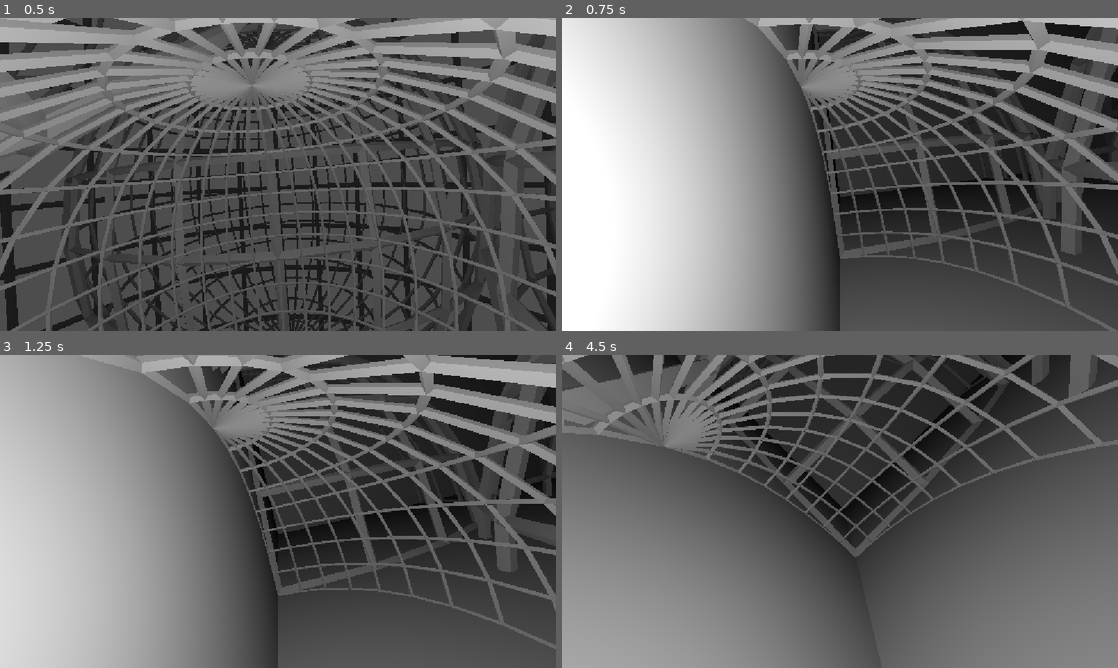
Above: before the commit, frames 1-4 (two rows, left to right).
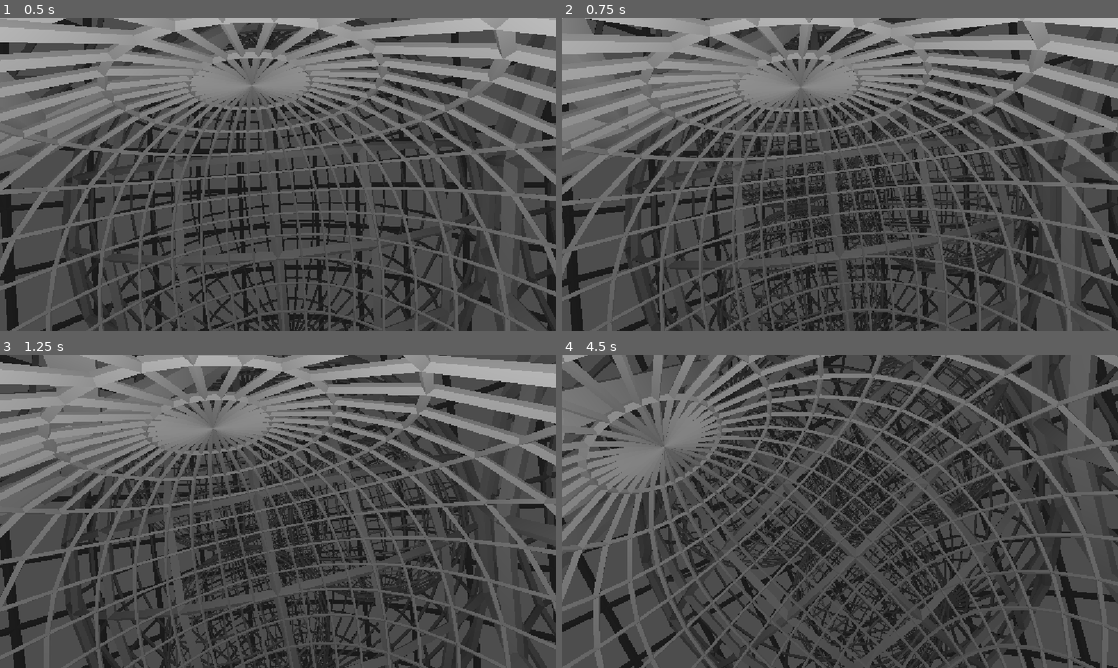
Above: after the commit, the same moments.

Repository: samuelvazan/the-machine-videogame
Game: Godot game, scene res://main.tscn
The game is run twice, just before and just after one commit, with the same random seed, the same clock (stepped at 60 frames per second) and the same inputs.
Inputs (mouse positions are in pixels of both pictures, inside the frame that each line leads up to):
- Up to frame 1 (0.5 s): no input
- Up to frame 2 (0.75 s): move the mouse to (962, 158) at 0.52 s; hold T from 0.53 s (still down); click (962, 158) at 0.67 s
- Up to frame 3 (1.25 s): keep holding T
- Up to frame 4 (4.5 s): move the mouse to (728, 527) at 1.27 s; release T at 1.28 s; tap S (camBackward) at 1.35 s; click (728, 527) at 1.42 s; tap T at 1.55, 3.05 s; move the mouse to (895, 442) at 2.02 s; hold T 2.03-2.78 s; tap E (camDown) at 2.1 s; click (895, 442) at 2.17 s; move the mouse to (812, 574) at 2.77 s; tap W (camForward) at 2.85 s; click (812, 574) at 2.92 s; move the mouse to (1006, 558) at 3.52 s; hold T 3.53-4.28 s; tap A (camLeft) at 3.6 s; click (1006, 558) at 3.67 s; move the mouse to (673, 464) at 4.27 s; tap Down (camRdown) at 4.35 s; click (673, 464) at 4.42 s

Frame 1 is identical in both runs. In frame 2, 51% of the frame differs, in the area x 0-100%, y 0-100%; in frame 3, 45%; in frame 4, 48%.

Commit message:
Revert "Island Scene Loading. No ingame tilemap editor yet"
This reverts commit b68125b25267ee861efbd5c0db7fd2fb0e60e333.

Diff:
--- a/island.gd
+++ b/island.gd
@@ -10,37 +10,26 @@
 
 signal clicked(Name: String)
 
-const TILE_LIBRARY := preload("res://assets/tilemap/meshlibrary/tilesv1.tres")
+const SPHERE_SCENE := preload("res://assets/sphere.glb")
 
 var tree_node_name: String
 var data_idx: int = -1
-var island_data_repository: IslandDataRepository
-var contents: Node3D
-var saved_on_despawn := false
+var data: IslandData
+var island_manager: IslandManager
+var architecture: Node
 
 
 func _ready() -> void:
-	var packed_scene := island_data_repository.load(data_idx)
-	if packed_scene == null:
-		push_error("Could not load island %s" % tree_node_name)
+	if data_idx == -1:
+		add_child(SPHERE_SCENE.instantiate())
 		return
-	contents = packed_scene.instantiate() as Node3D
-	if contents == null:
-		push_error("Island %s does not contain a Node3D root" % tree_node_name)
+	data = island_manager.load_island_data(data_idx)
+	if data == null or data.architecture == null:
 		return
-	add_child(contents)
-	var selection_area := contents.get_node_or_null("SelectionArea") as Area3D
-	if selection_area != null:
-		selection_area.input_event.connect(_on_selection_area_input_event)
-	else:
-		push_error("Island %s has no SelectionArea" % tree_node_name)
-
-
-func _exit_tree() -> void:
-	if contents != null and not saved_on_despawn:
-		var error := despawn()
-		if error != OK:
-			push_error("Could not save island %s: %s" % [tree_node_name, error_string(error)])
+	architecture = data.architecture.instantiate()
+	add_child(architecture)
+	if data.data.has("darkness"):
+		_apply_darkness(architecture, float(data.data["darkness"]))
 
 
 func _on_selection_area_input_event(
@@ -51,34 +40,30 @@
 	_shape_idx: int
 ) -> void:
 	if event is InputEventMouseButton and event.button_index == MOUSE_BUTTON_LEFT and event.pressed:
-		if Input.is_key_pressed(KEY_T):
-			toggle_tilemap()
-		else:
-			clicked.emit(tree_node_name)
+		clicked.emit(tree_node_name)
 
 
-func toggle_tilemap() -> void:
-	var tilemap := contents.get_node_or_null("TileMap") as GridMap
-	if tilemap != null:
-		contents.remove_child(tilemap)
-		tilemap.queue_free()
-		return
-	tilemap = GridMap.new()
-	tilemap.name = "TileMap"
-	tilemap.mesh_library = TILE_LIBRARY
-	tilemap.set_cell_item(Vector3i.ZERO, 0)
-	contents.add_child(tilemap)
-	tilemap.owner = contents
+func pack_architecture() -> PackedScene:
+	if architecture == null:
+		return null
+	_set_owner_recursive(architecture, architecture)
+	var packed_scene := PackedScene.new()
+	if packed_scene.pack(architecture) != OK:
+		return null
+	return packed_scene
 
 
-func despawn() -> Error:
-	if contents == null:
-		return ERR_CANT_CREATE
-	var packed_scene := PackedScene.new()
-	var error := packed_scene.pack(contents)
-	if error != OK:
-		return error
-	error = island_data_repository.save(data_idx, packed_scene)
-	if error == OK:
-		saved_on_despawn = true
-	return error
+func _set_owner_recursive(node: Node, owner: Node) -> void:
+	for child in node.get_children():
+		child.owner = owner
+		_set_owner_recursive(child, owner)
+
+
+func _apply_darkness(node: Node, darkness: float) -> void:
+	if node is MeshInstance3D:
+		var brightness := 1.0 - clampf(darkness, 0.0, 1.0)
+		var material := StandardMaterial3D.new()
+		material.albedo_color = Color(brightness, brightness, brightness)
+		node.material_override = material
+	for child in node.get_children():
+		_apply_darkness(child, darkness)
--- a/island.tscn
+++ b/island.tscn
@@ -2,5 +2,15 @@
 
 [ext_resource type="Script" uid="uid://wuv3fnmgnb1c" path="res://island.gd" id="1_v6y4a"]
 
+[sub_resource type="SphereShape3D" id="SphereShape3D_selection"]
+radius = 1.0
+
 [node name="Island" type="Node3D" unique_id=1855105647]
 script = ExtResource("1_v6y4a")
+
+[node name="SelectionArea" type="Area3D" parent="." unique_id=1152510680]
+
+[node name="CollisionShape3D" type="CollisionShape3D" parent="SelectionArea" unique_id=1890880771]
+shape = SubResource("SphereShape3D_selection")
+
+[connection signal="input_event" from="SelectionArea" to="." method="_on_selection_area_input_event"]
--- a/island_contents.tscn
+++ /dev/null
@@ -1,15 +0,0 @@
-[gd_scene load_steps=3 format=3]
-
-[ext_resource type="PackedScene" path="res://assets/sphere.glb" id="1_sphere"]
-
-[sub_resource type="SphereShape3D" id="SphereShape3D_selection"]
-radius = 1.0
-
-[node name="Contents" type="Node3D"]
-
-[node name="Sphere" parent="." instance=ExtResource("1_sphere")]
-
-[node name="SelectionArea" type="Area3D" parent="."]
-
-[node name="CollisionShape3D" type="CollisionShape3D" parent="SelectionArea"]
-shape = SubResource("SphereShape3D_selection")
--- a/island_data_repository.gd
+++ b/island_data_repository.gd
@@ -10,36 +10,33 @@
 
 const BUILT_IN_DATA_DIRECTORY := "res://data/islands"
 const USER_DATA_DIRECTORY := "user://islands"
-const EMPTY_ISLAND_SCENE := preload("res://island_contents.tscn")
 
 
-func load(data_idx: int) -> PackedScene:
-	if data_idx < 0:
-		return null
+func create(data_idx: int, data: IslandData) -> Error:
+	if data_idx < 0 or data == null:
+		return ERR_INVALID_PARAMETER
+	if exists(data_idx):
+		return ERR_ALREADY_EXISTS
+	return save(data_idx, data)
+
+
+func load(data_idx: int) -> IslandData:
 	var user_path := _user_data_path(data_idx)
 	if ResourceLoader.exists(user_path):
-		return ResourceLoader.load(user_path, "PackedScene", ResourceLoader.CACHE_MODE_IGNORE) as PackedScene
+		return ResourceLoader.load(user_path) as IslandData
 	var built_in_path := _built_in_data_path(data_idx)
 	if ResourceLoader.exists(built_in_path):
-		return ResourceLoader.load(built_in_path, "PackedScene") as PackedScene
-	var contents := EMPTY_ISLAND_SCENE.instantiate()
-	var packed_scene := PackedScene.new()
-	if packed_scene.pack(contents) != OK:
-		contents.free()
-		return null
-	contents.free()
-	if save(data_idx, packed_scene) != OK:
-		return null
-	return packed_scene
+		return ResourceLoader.load(built_in_path) as IslandData
+	return null
 
 
-func save(data_idx: int, packed_scene: PackedScene) -> Error:
-	if data_idx < 0 or packed_scene == null:
+func save(data_idx: int, data: IslandData) -> Error:
+	if data_idx < 0 or data == null:
 		return ERR_INVALID_PARAMETER
 	var error := DirAccess.make_dir_recursive_absolute(ProjectSettings.globalize_path(USER_DATA_DIRECTORY))
 	if error != OK:
 		return error
-	return ResourceSaver.save(packed_scene, _user_data_path(data_idx))
+	return ResourceSaver.save(data, _user_data_path(data_idx), ResourceSaver.FLAG_COMPRESS)
 
 
 func delete(data_idx: int) -> Error:
@@ -54,8 +51,8 @@
 
 
 func _user_data_path(data_idx: int) -> String:
-	return "%s/data_%d.tscn" % [USER_DATA_DIRECTORY, data_idx]
+	return "%s/data_%d.res" % [USER_DATA_DIRECTORY, data_idx]
 
 
 func _built_in_data_path(data_idx: int) -> String:
-	return "%s/data_%d.tscn" % [BUILT_IN_DATA_DIRECTORY, data_idx]
+	return "%s/data_%d.tres" % [BUILT_IN_DATA_DIRECTORY, data_idx]
--- a/island_manager.gd
+++ b/island_manager.gd
@@ -54,8 +54,10 @@
 var tree: Array[TreeNode] = []
 var loaded_chunks: Array[Dictionary] = []
 var loaded_islands: Dictionary = {}
+var loaded_island_data: Dictionary = {}
 var island_data_repository := IslandDataRepository.new()
 var next_node_id := 0
+var next_data_idx := 0
 
 
 # API - ish functions. Can get used by other scripts safely. (or should, at least. double check)
@@ -97,7 +99,6 @@
 	if parent.ChildType == "tetrahedron":
 		_delete_descendants(parent)
 		parent.Parentable = true
-		parent.filled = true
 		parent.ChildType = ""
 func toggle_tetrahedron_preset(Name: String) -> void:
 	var node_index := _find_node_index(Name)
@@ -159,6 +160,44 @@
 	if node_index == -1:
 		return
 	tree[node_index].DataIndex = data_idx
+func create_island_data(data: IslandData) -> int:
+	while island_data_repository.exists(next_data_idx):
+		next_data_idx += 1
+	var data_idx := next_data_idx
+	var error := island_data_repository.create(data_idx, data)
+	if error != OK:
+		return -1
+	loaded_island_data[data_idx] = data
+	next_data_idx += 1
+	return data_idx
+func load_island_data(data_idx: int) -> IslandData:
+	if loaded_island_data.has(data_idx):
+		return loaded_island_data[data_idx]
+	var data := island_data_repository.load(data_idx)
+	if data != null:
+		loaded_island_data[data_idx] = data
+	return data
+func save_island_data(data_idx: int) -> Error:
+	if not loaded_island_data.has(data_idx):
+		return ERR_INVALID_PARAMETER
+	return island_data_repository.save(data_idx, loaded_island_data[data_idx])
+func save_loaded_island(Name: String) -> Error:
+	if not loaded_islands.has(Name):
+		return ERR_INVALID_PARAMETER
+	var island := loaded_islands[Name] as Island
+	if island.data == null:
+		return ERR_INVALID_PARAMETER
+	var packed_scene := island.pack_architecture()
+	if packed_scene == null:
+		return ERR_CANT_CREATE
+	island.data.architecture = packed_scene
+	loaded_island_data[island.data_idx] = island.data
+	return save_island_data(island.data_idx)
+func delete_island_data(data_idx: int) -> Error:
+	var error := island_data_repository.delete(data_idx)
+	if error == OK:
+		loaded_island_data.erase(data_idx)
+	return error
 
 # The helper functions for helper functions.
 func _next_node_name() -> String: # generate a unique node Name. For now: n0, n1, n2, n3, ...
@@ -188,7 +227,7 @@
 			new_island.name = chunk_name
 			new_island.tree_node_name = chunk_name
 			new_island.data_idx = chunk["DataIndex"]
-			new_island.island_data_repository = island_data_repository
+			new_island.island_manager = self
 			new_island.clicked.connect(_on_island_clicked)
 			add_child(new_island)
 			loaded_islands[chunk_name] = new_island
@@ -197,16 +236,10 @@
 		island.scale = Vector3.ONE * chunk["Radius"]
 	for chunk_name in loaded_islands.keys():
 		if not requested_islands.has(chunk_name):
-			var island_to_remove: Island = loaded_islands[chunk_name]
-			var error := island_to_remove.despawn()
-			if error != OK:
-				push_error("Could not save island %s: %s" % [chunk_name, error_string(error)])
-				continue
+			var island_to_remove: Node3D = loaded_islands[chunk_name]
 			island_to_remove.queue_free()
 			loaded_islands.erase(chunk_name)
 func _loaded_chunk(Name: String, position: Vector3, rotation: Basis, data_index: int, radius: float) -> Dictionary: #compact chunk data into a dict, making it suitable for adding to loaded_chunks[] list
-	if data_index == -1:
-		data_index = 0 if Name == "root" else int(Name.substr(1)) + 1
 	return {
 		"Name": Name,
 		"position": position,
